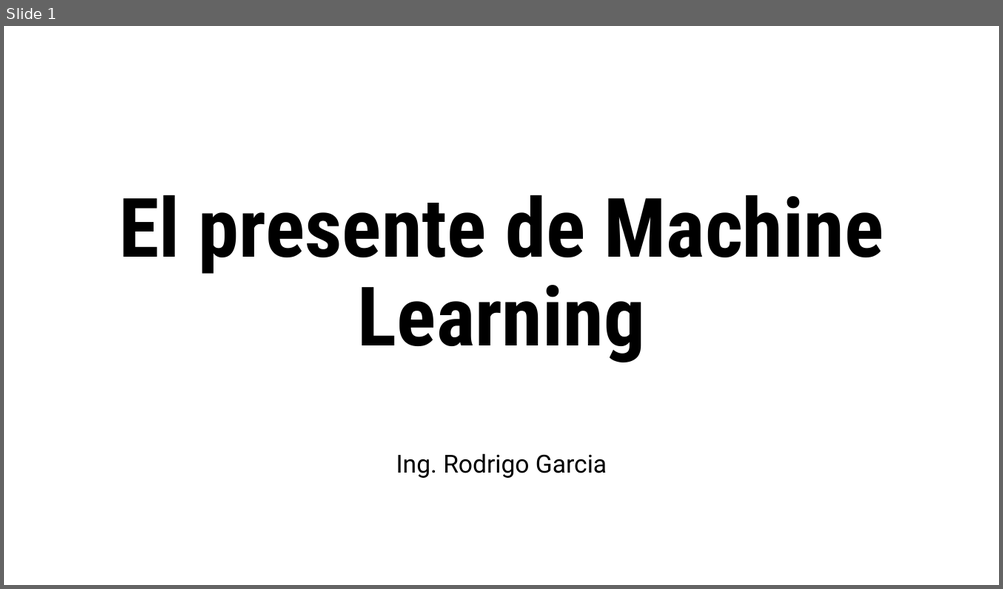
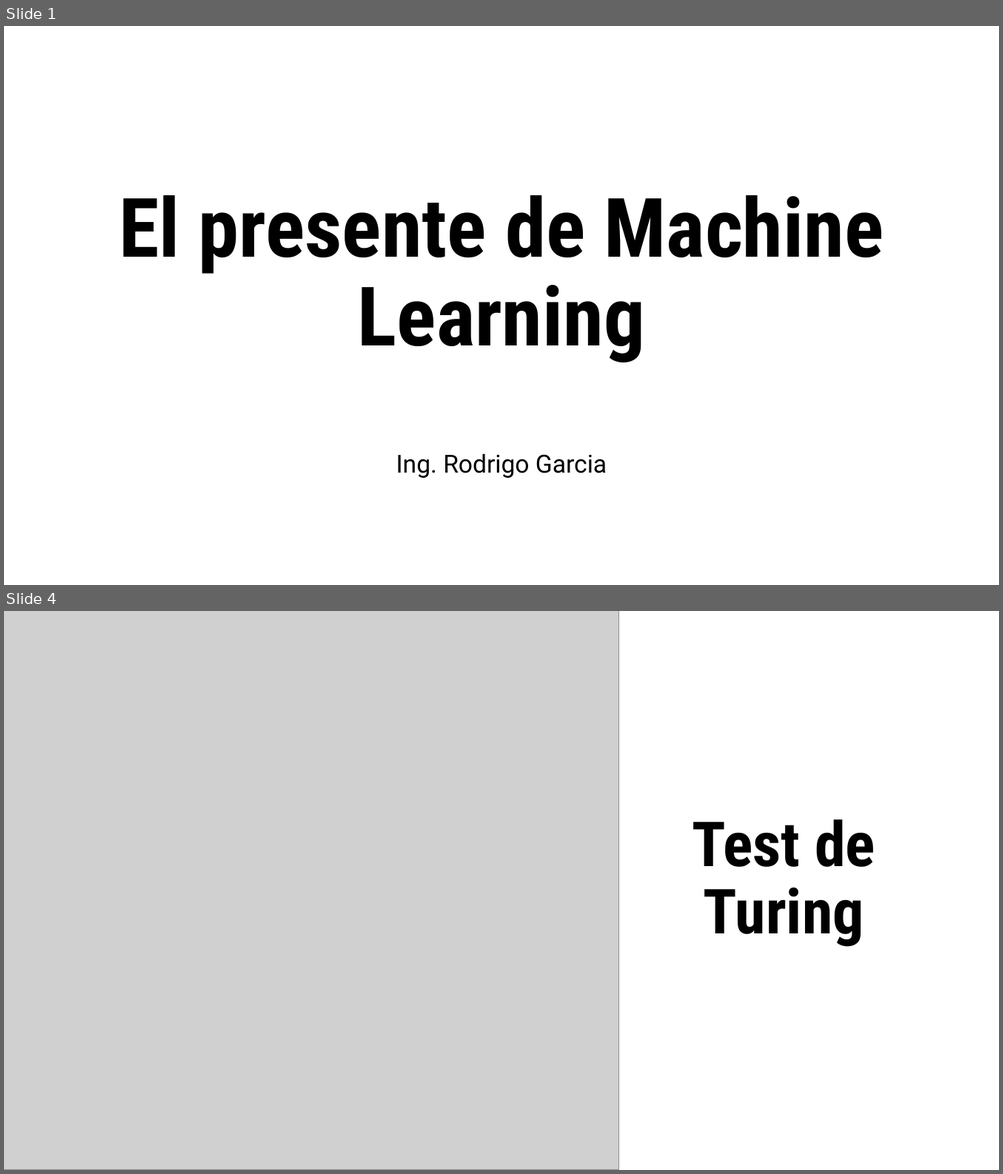
Before and after one commit to raxielh/Conferencias, a slide deck: El presente de Machine Learning.pptx. Shown one above the other, each under a label of ours: slide 1 before the commit, slides 1 and 4 after it; the slides between them are not shown. The pictures are 1003x589 and 1003x1174 pixels, drawn with LibreOffice and Linux fonts; fonts in the diff are those of the drawing; grey boxes stand for pictures. Boxes give left, top, right and bottom in pixels: in the first picture for what was removed or moved away, otherwise in the second. Text is boxed around its words. In the diff, an @@ line names an element or a change of style, - is before the commit and + after.

```diff
--- a/El presente de Machine Learning.pptx
+++ b/El presente de Machine Learning.pptx
@@ slide 4 added at bbox=[4, 611, 999, 1170], background #FFFFFF @@
@@ picture added at bbox=[4, 611, 619, 1170] @@
@@ title added at bbox=[692, 820, 875, 947], 60 pt, text #000000, bold @@
+Test de Turing
```
Also in this commit, not shown: 1 slide changed, 10 other slides added, 1 slide removed, 1 other file.
